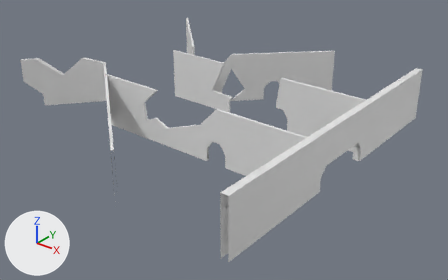
Renders of the FBX model Assets/Resources/Mesh/Level2/Level2-ParedesBlancas.fbx from each side of a commit.
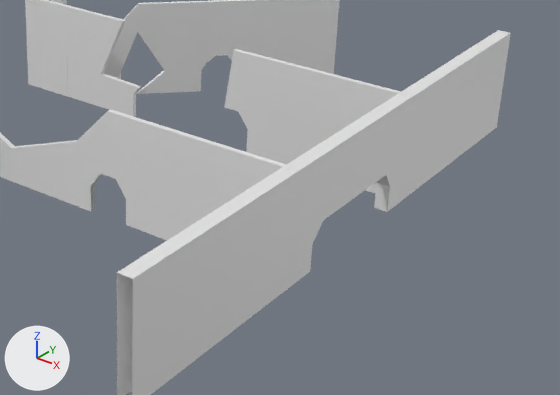
Each version is shown whole from a 50 mm lens placed at (14.9, -48.6, 41.3), pointed at (-38.8, 18.5, -0.3), then close up on the part from 36% to 100% of the width and 19% to 91% of the height. Arrows for +X, +Y and +Z are at lower left; the lights stay in place. Where no turn or scale is listed for an object, it has been applied to the vertices.

Script lines for the objects in view, before the commit:
```python
me_cube_001 = bpy.data.meshes.new('Cube.001')
me_cube_001.from_pydata(...)  # 293 vertices, 208 faces; spans x -54.2..0.5, y 20.2..71.5, z -2.5..6.1
ob_level2_paredesblancas = bpy.data.objects.new('Level2-ParedesBlancas', me_cube_001)
ob_level2_paredesblancas.location = (-20.0, -25.74, 1.96)
```
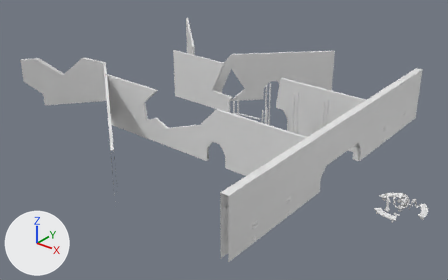
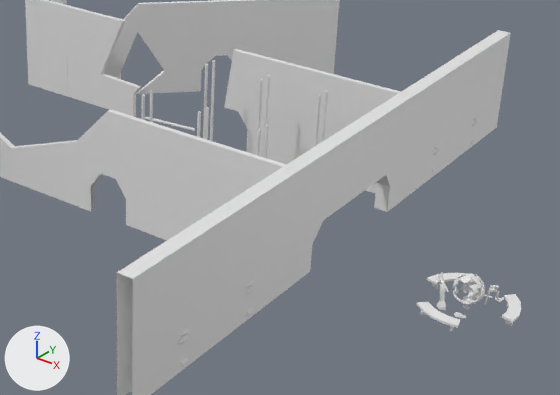
Boxes [x1, y1, x2, y2] around the edits, measured in the close-ups (560 x 395 px):
'Level2-ParedesBlancas', reshaped
    before: [0, 0, 511, 395]
    after: [0, 0, 522, 395]
part 1 of me_cube_001, added
    after: [141, 60, 522, 366]

Edits to the bpy script that builds the scene:
```text
Change me_cube_001:
    used by ob_level2_paredesblancas; location = (-20.0, -25.74, 1.96)
    remove me_cube_001.from_pydata(...)  # 293 vertices, 208 faces; spans x -54.2..0.5, y 20.2..71.5, z -2.5..6.1
    add me_cube_001.from_pydata(...)  # 1834 vertices, 1773 faces; spans x -54.2..14.3, y 20.2..71.5, z -2.5..6.1
    me_cube_001 part 1: 1541 vertices added at x -23.3..14.3, y 25.0..66.4, z -2.1..5.9
```
